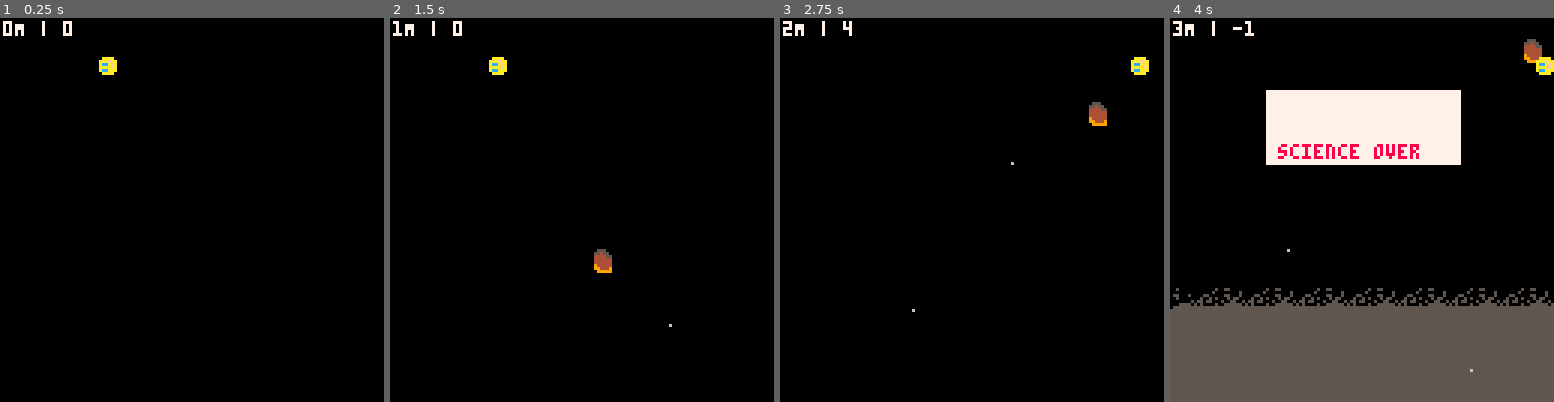
Above: before the commit, frames 1-4 (left to right).
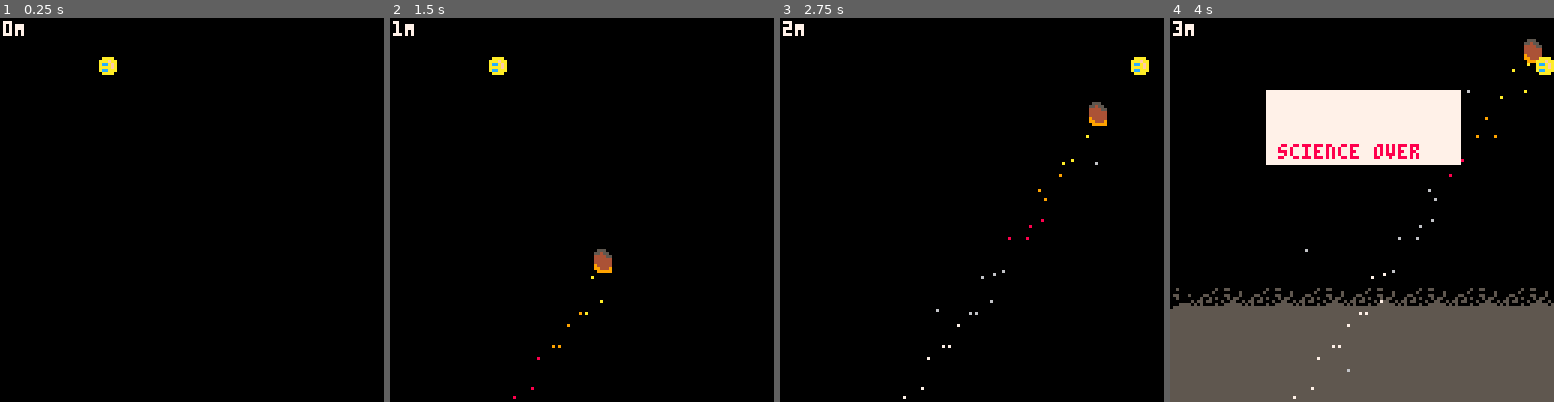
Above: after the commit, the same moments.

Repository: broquaint/pico8-carts
Game: PICO-8 cartridge eggjam16.p8
Two runs of this game, one before a commit and one after it. Both use one fixed random seed, a clock stepped at 60 frames per second and the inputs below.
Inputs:
- Up to frame 1 (0.25 s): no input
- Up to frame 2 (1.5 s): tap X (X key) at 0.33, 1.07 s; tap O (Z key) at 0.7 s
- Up to frame 3 (2.75 s): hold Right 1.6-2.1 s; tap O (Z key) at 1.7, 2.1, 2.5 s; tap X (X key) at 1.85 s; hold Up 2.15-2.42 s; hold Right from 2.47 s (still down)
- Up to frame 4 (4 s): tap O (Z key) at 2.9, 3.3, 3.7 s; tap X (X key) at 2.97 s; release Right at 3.03 s; hold Left 3.08-3.58 s; hold Down 3.63-3.97 s

The runs differ from the first frame. In frame 1, 0.1% of the frame differs, in the area x 10-19%, y 0-5%; in frame 2, 0.2%; in frame 3, 0.2%; in frame 4, 0.3%, in the area x 10-94%, y 0-100%.

Commit message:
Add particles behind rocks
Particles are the best.

Diff:
--- a/eggjam16.p8
+++ b/eggjam16.p8
@@ -24,6 +24,7 @@
 
 obstacles = {}
 heat_particles = {}
+rock_particles = {}
 
 game_state_playing = 'playing'
 game_state_crashed = 'crashed'
@@ -85,6 +86,7 @@
          local rock_x  = rand_tile_x(x)
          local angle_x = rock_x < 65 and rnd() or -rnd()
          local rock = make_obj({
+               type = 'rock',
                x = rock_x,
                y = 128 + (8 + n * 3) * n,
                angle = angle_x,
@@ -117,8 +119,37 @@
                         p.y -= p.speed
                         yield()
                      end
-                     obj.alive = false
+                     p.alive = false
       end)
+   end
+end
+
+function make_rock_particles()
+   for ob in all(obstacles) do
+      if ob.type == 'rock' and frame_count % 3 == 0 then
+         local p = make_obj({
+               x = ob.x + randx(8),
+               y = ob.y + randx(8) + 4,
+               frames = 100,
+               colour = yellow
+         })
+         add(rock_particles, p)
+         animate_obj(p, function()
+                  for f = 1, p.frames do
+                     if f > 50 then
+                        p.colour = white
+                     elseif f > 30 then
+                        p.colour = silver
+                     elseif f > 20 then
+                        p.colour = red
+                     elseif f > 10 then
+                        p.colour = orange
+                     end
+                     yield()
+                  end
+                  p.alive = false
+         end)
+      end
    end
 end
 
@@ -197,6 +228,19 @@
    end
 end
 
+function drop_dead_particles()
+   for idx, p in pairs(heat_particles) do
+      if not p.alive then
+         deli(heat_particles, idx)
+      end
+   end
+   for idx, p in pairs(rock_particles) do
+      if not p.alive then
+         deli(rock_particles, idx)
+      end
+   end
+end
+
 function _update()
    frame_count += 1
 
@@ -216,6 +260,8 @@
 
    rising_particles()
 
+   make_rock_particles()
+
    handle_obstacle_collision()
 
    if detect_player_collision() then
@@ -223,6 +269,8 @@
    end
 
    drop_off_screen_obstacles()
+
+   drop_dead_particles()
 end
 
 bg_y = 120
@@ -245,12 +293,17 @@
       pset(p.x, p.y, p.colour)
    end
 
+   for p in all(rock_particles) do
+      pset(p.x, p.y, p.colour)
+   end
+
+
    for obstacle in all(obstacles) do
       spr(obstacle.sprite, obstacle.x, obstacle.y)
       -- rect(obstacle.x + 1, obstacle.y + 1, obstacle.x + 6, obstacle.y + 6, lime)
    end
 
-   print(depth_count .. 'M' .. ' | ' .. tostr(player.speed_x), 1, 1, white)
+   print(depth_count .. 'M', 1, 1, white)
    -- print('cool', 16, 16, frame_count % 16)
    spr(player.sprite, player.x, player.y)
    -- rect(player.x + 1, player.y + 1, player.x + 6, player.y + 6, lime)
--- a/utils.lua
+++ b/utils.lua
@@ -32,6 +32,7 @@
       from = nil, to = nil,
       frames = nil,
       animating = false,
+      alive = true,
       }, attr)
 end
 
